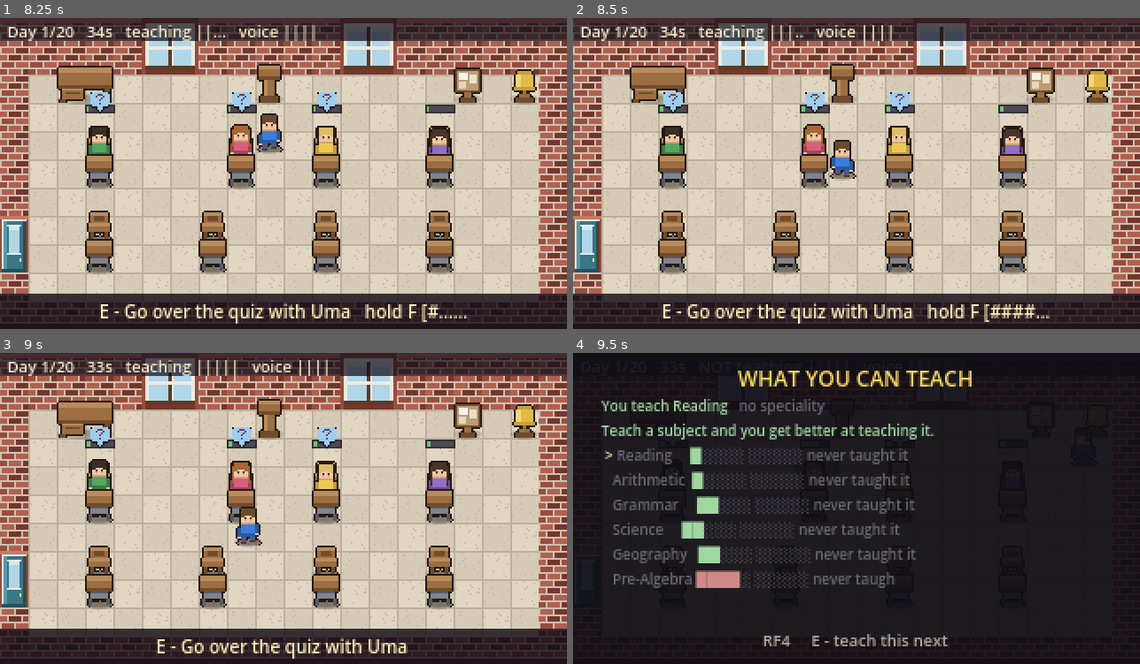
Above: before the commit, frames 1-4 (two rows, left to right).
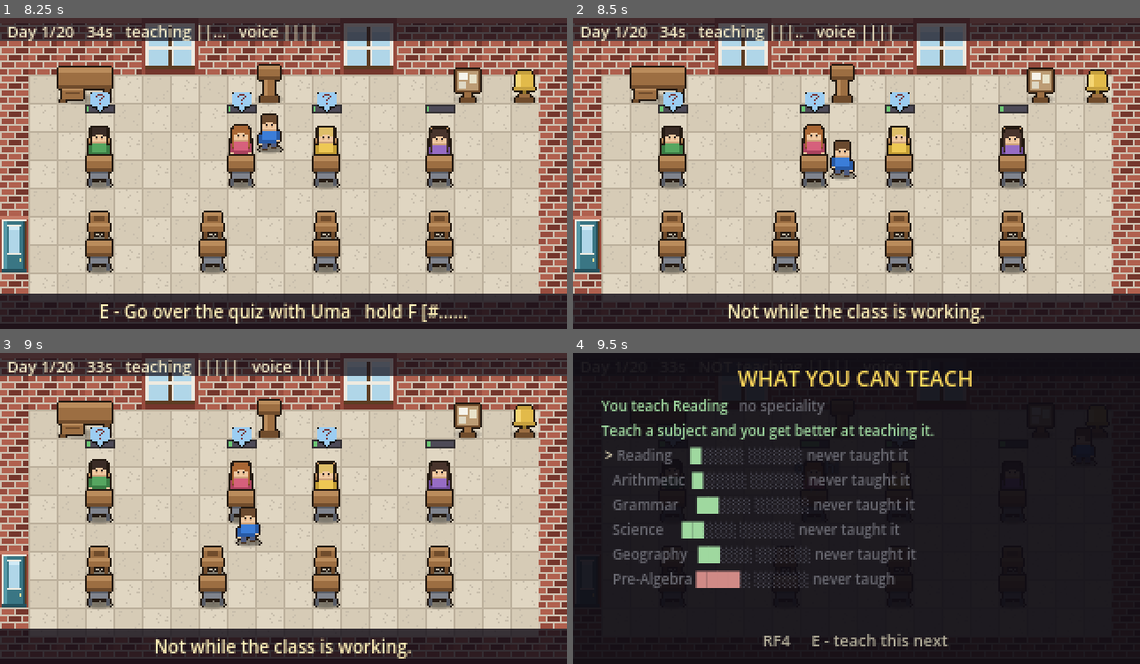
Above: after the commit, the same moments.

Repository: Mbottega16/EduSystem
Game: Godot game, scene res://tests/run.tscn
The game is run twice, just before and just after one commit, with the same random seed, the same clock (stepped at 60 frames per second) and the same inputs. This scene is started directly instead of the project's main scene.
Inputs:
- Up to frame 1 (8.25 s): tap Enter at 0.5 s; hold D (move_right) 0.53-1.28 s; tap E (interact) at 0.6, 2.3, 2.85, 4.55, 6.8 s; tap Space at 0.77, 1.52, 3.02, 3.77, 4.52, 6.02, 6.77, 7.52 s; tap F (manage) at 0.8, 1.35, 3.05, 3.6, 5.3, 7.55 s; hold S (move_down) 1.28-2.03 s; tap B (build, bound only after the commit) at 1.55, 2.1, 3.8, 5.85 s; hold D (move_right) 2.03-2.78 s; hold W (move_up) 2.78-3.53 s; hold A (move_left) 3.53-5.03 s; tap Escape (cancel) at 4.15 s; tap Shift (sprint) at 4.35 s; hold S (move_down) 5.03-5.78 s; tap Q (voice) at 5.1 s; hold D (move_right) 5.78-6.53 s; hold W (move_up) 6.53-7.28 s; tap J at 6.6 s; hold D (move_right) 7.28-8.03 s; tap C at 7.35 s; hold S (move_down) from 8.03 s (still down); tap 1 at 8.1 s
- Up to frame 2 (8.5 s): keep holding S (move_down); tap B (build, bound only after the commit) at 8.3 s
- Up to frame 3 (9 s): release S (move_down) at 8.78 s; hold A (move_left) from 8.78 s (still down); tap R at 8.85 s
- Up to frame 4 (9.5 s): keep holding A (move_left); tap Space at 9.02 s; tap E (interact) at 9.05 s

Frame 1 is identical in both runs. In frame 2, 1.8% of the frame differs, in the area x 15-85%, y 91-99%; in frame 3, 1.3%; in frame 4, nothing differs.
Error before the commit: Trying to assign invalid previously freed instance. (res://scripts/ui/hud.gd:237)

Commit message:
Build mode: rearrange the room without walking to every piece of it
Editing the room meant walking to each item in turn, pressing E to lift it,
moving a ghost, walking to the next one. Fine for one bookshelf and
miserable for a room -- which is what "confusing to edit and move things
around" meant.

B opens a cursor over the WHOLE room. E picks up whatever is under it, F
sells it, and putting it down works exactly as it always did. It is
rebindable like every other key.

It reuses Placement wholesale rather than reimplementing it, so the
footprint check and the aisle-safety check that refuses to cut a seat off
from the door are the SAME rules -- and it is barred mid-lesson, the rule
every other way of moving furniture already follows.

THE HANG THIS TURNED UP, which matters more than the feature. Selling
furniture out from under the cursor made the HUD read a freed node into a
typed variable -- "Trying to assign invalid previously freed instance" --
which is the exact fault that once killed every button in the game, in a
second place I had not fixed. It threw EVERY FRAME, buried the log, and
dragged the suite past a ten minute timeout.

The HUD goes through the player's own offers() accessor now instead of
reaching into targets directly. Nothing outside the player has any business
touching that dictionary, and this is the second time it has proved it.

That is every part of the plan done. 900 assertions, up from 868. Contract
C / C / A; boot, Trace a Day and Audit the Room all clean.

Co-Authored-By: Claude Opus 5 <noreply@anthropic.com>

Diff:
--- a/project.godot
+++ b/project.godot
@@ -74,6 +74,11 @@
 "events": [Object(InputEventKey,"resource_local_to_scene":false,"resource_name":"","device":-1,"window_id":0,"alt_press …(190 unchanged characters)…
 ]
 }
+build={
+"deadzone": 0.2,
+"events": [Object(InputEventKey,"resource_local_to_scene":false,"resource_name":"","device":-1,"window_id":0,"alt_pressed":false,"shift_pressed":false,"ctrl_pressed":false,"meta_pressed":false,"pressed":false,"keycode":0,"physical_keycode":66,"key_label":0,"unicode":0,"location":0,"echo":false,"script":null)
+]
+}
 voice={
 "deadzone": 0.2,
 "events": [Object(InputEventKey,"resource_local_to_scene":false,"resource_name":"","device":-1,"window_id":0,"alt_press …(190 unchanged characters)…
--- a/scripts/actors/player.gd
+++ b/scripts/actors/player.gd
@@ -68,6 +68,10 @@
 		_tick_hold(delta)
 		# The one verb that is not a landmark. It is still about where you
 		# are standing -- only the desks within earshot hear it.
+		if Game.claim_action("build"):
+			var m := get_tree().get_first_node_in_group("main_wiring")
+			if m != null and m.has_method("_toggle_build"):
+				m._toggle_build()
 		if Game.claim_action("voice"):
 			var room := get_tree().get_first_node_in_group("classroom")
 			if room != null and room.has_method("raise_voice"):
--- a/scripts/autoload/settings.gd
+++ b/scripts/autoload/settings.gd
@@ -18,6 +18,7 @@
 	{"action": "interact", "label": "Help / collect"},
 	{"action": "manage", "label": "Lesson / bell / shop"},
 	{"action": "voice", "label": "Settle the room"},
+	{"action": "build", "label": "Rearrange the room"},
 	{"action": "sprint", "label": "Hurry"},
 	{"action": "menu", "label": "Class list"},
 	{"action": "pause", "label": "Pause"},
@@ -34,6 +35,7 @@
 	"interact": [KEY_E, KEY_SPACE],
 	"manage": [KEY_F],
 	"voice": [KEY_Q],
+	"build": [KEY_B],
 	"sprint": [KEY_SHIFT],
 	"menu": [KEY_TAB],
 	"pause": [KEY_P],
--- a/scripts/data/version.gd
+++ b/scripts/data/version.gd
@@ -13,11 +13,11 @@
 ##
 ## Bump BUILD whenever something lands that a player would notice.
 
-const BUILD := "b23"
+const BUILD := "b24"
 const DATED := "2026-08-14"
 
 ## The headline of what went in, short enough for one line on the title.
-const HEADLINE := "choose your subject, choose your lessons"
+const HEADLINE := "build mode, and every part done"
 
 
 static func stamp() -> String:
--- a/scripts/main.gd
+++ b/scripts/main.gd
@@ -33,12 +33,16 @@
 	hud.item_chosen.connect(_start_placing)
 	hud.perk_bought.connect(func() -> void: world.player._apply_reach())
 	world.add_to_group("classroom")
+	add_to_group("main_wiring")
 	placement.set_process(true)
 	world.item_move_requested.connect(_start_moving)
 	world.desk_move_requested.connect(_start_moving_desk)
 	placement.placed.connect(_finish_placing)
 	placement.desk_placed.connect(_finish_moving_desk)
 	placement.cancelled.connect(_unlock)
+	placement.picked_up.connect(_start_moving)
+	placement.sold.connect(func(tile: Vector2i) -> void:
+		Game.sell_item(tile))
 
 
 ## The fixed props are NEW NODES after the room is rebuilt at a bigger size,
@@ -140,6 +144,25 @@
 		Fx.shake(world.camera, strength)
 
 
+## Build mode. A cursor over the WHOLE room, so rearranging is not a series
+## of walks to individual pieces of furniture.
+##
+## Deliberately not available mid-lesson, which is the rule every other way
+## of moving furniture already follows: sliding desks about while the class
+## works would dodge the point of planning the room in advance.
+func _toggle_build() -> void:
+	if placement.active:
+		placement.finish()
+		_unlock()
+		return
+	if Game.phase == Game.Phase.LESSON:
+		hud.hint_once("build_lesson", "Not while the class is working.")
+		return
+	world.player.input_locked = true
+	placement.begin_browse(world.grid,
+		Grid.world_to_tile(world.player.global_position))
+
+
 func _run_quiz() -> void:
 	hud.show_quiz_report(world.run_quiz())
 
--- a/scripts/ui/hud.gd
+++ b/scripts/ui/hud.gd
@@ -232,11 +232,18 @@
 	# became impossible to end.
 	#
 	# One target per button was already true. The bar simply was not saying so.
+	# Through offers(), NOT by reading targets directly. Reading a freed node
+	# into a typed variable throws "Trying to assign invalid previously freed
+	# instance" -- the same fault that once killed every button in the game,
+	# reappearing here the moment build mode started selling furniture out
+	# from under the cursor. It threw every single frame and buried the test
+	# log. offers() is the player's own safe accessor; there is no reason for
+	# anything else to reach into targets.
 	var parts: Array[String] = []
-	for action: String in ["interact", "manage"]:
-		var t: Interactable = _player.targets.get(action)
-		if t == null or not is_instance_valid(t) or not t.can_interact():
+	for t: Interactable in _player.offers():
+		if not t.can_interact():
 			continue
+		var action: String = t.action_name()
 		var key: String = t.key_hint()
 		if t.hold_time > 0.0:
 			var held: float = _player.hold_progress if _player._holding == action else 0.0
--- a/scripts/world/placement.gd
+++ b/scripts/world/placement.gd
@@ -6,6 +6,20 @@
 ## The cursor is KEYBOARD-first and free-floating — not anchored to the tile
 ## the teacher happens to face, which is charming for about a minute and then
 ## makes the far corners of the room miserable to reach.
+
+## Build mode: pick something up from anywhere, put it down anywhere.
+##
+## Editing the room used to mean walking to each item in turn, pressing E to
+## lift it, moving a ghost, and walking to the next one. That is fine for one
+## bookshelf and miserable for a room, which is what "confusing to edit and
+## move things around" meant.
+##
+## The cursor already roams freely and the placement rules -- the footprint
+## check, the aisle-safety check that refuses to cut a seat off from the door
+## -- are the same ones. All build mode adds is being able to PICK UP from
+## under the cursor rather than from under your feet.
+signal picked_up(id: String, tile: Vector2i)
+signal sold(tile: Vector2i)
 
 signal placed(id: String, tile: Vector2i)
 signal desk_placed(seat_index: int, tile: Vector2i)
@@ -22,6 +36,9 @@
 ## is not a catalogue entry: it occupies a PAIR of tiles (the seat and the
 ## desk below it) and it has an identity, because a child is sitting in it.
 var desk_index: int = -1
+
+## Roaming the room with nothing in hand, looking for something to move.
+var browsing: bool = false
 
 ## Colours for the range overlay.
 const REACH_FILL := Color(0.45, 0.95, 0.55, 0.55)
@@ -62,7 +79,26 @@
 	_refresh()
 
 
+## Enter build mode empty-handed: a cursor over the whole room.
+func begin_browse(grid: Grid, start: Vector2i) -> void:
+	z_index = 100
+	add_to_group("placement")
+	item_id = ""
+	desk_index = -1
+	browsing = true
+	_grid = grid
+	tile = start
+	active = true
+	visible = true
+	if _ghost == null:
+		_ghost = Sprite2D.new()
+		add_child(_ghost)
+	_ghost.texture = null
+	_refresh()
+
+
 func begin(id: String, grid: Grid, start: Vector2i) -> void:
+	browsing = false
 	desk_index = -1
 	# Draw above the room. This node lives in the y-sorted world at y=0, so
 	# without this the range highlights sort to the very back and every
@@ -84,6 +120,7 @@
 
 
 func finish() -> void:
+	browsing = false
 	active = false
 	visible = false
 	desk_index = -1
@@ -205,6 +242,12 @@
 func _refresh() -> void:
 	if _ghost == null:
 		return
+	if browsing:
+		# nothing in hand: the cursor is just a marker over whatever is here
+		_ghost.texture = null
+		_reached.clear()
+		queue_redraw()
+		return
 	if desk_index >= 0:
 		# anchored on the DESK tile, so the ghost sits where the desk will
 		_ghost.position = Layout.span_anchor([tile + Layout.DESK_OFFSET]) \
@@ -228,6 +271,12 @@
 ## the tile was legal.
 func _draw() -> void:
 	if not active:
+		return
+	if browsing:
+		var r := Rect2(Vector2(tile) * Grid.TILE, Vector2(Grid.TILE, Grid.TILE))
+		var on_something: bool = not Game.item_at(tile).is_empty()
+		draw_rect(r, REACH_FILL if on_something else Color(1, 1, 1, 0.12))
+		draw_rect(r, REACH_EDGE if on_something else Color(1, 1, 1, 0.5), false, 1.0)
 		return
 	for i in Layout.seat_count():
 		var occupied := Game.student_in_seat(i) != null
@@ -274,6 +323,26 @@
 ## Polled, not event-driven — see the note in scripts/ui/hud.gd. This is
 ## also why the ghost is driven from _process rather than from input events.
 func _handle_input() -> void:
+	if browsing:
+		if Input.is_action_just_pressed("cancel") 				or Input.is_action_just_pressed("build"):
+			finish()
+			cancelled.emit()
+		elif Game.claim_interact():
+			var here := Game.item_at(tile)
+			if here.is_empty():
+				Sfx.play("deny")
+			else:
+				Sfx.play("confirm")
+				picked_up.emit(String(here["id"]), here["tile"])
+		elif Game.claim_action("manage"):
+			var here2 := Game.item_at(tile)
+			if here2.is_empty():
+				Sfx.play("deny")
+			else:
+				Sfx.play("confirm")
+				sold.emit(here2["tile"])
+		return
+
 	if Input.is_action_just_pressed("cancel"):
 		finish()
 		cancelled.emit()
--- a/tests/run.gd
+++ b/tests/run.gd
@@ -144,6 +144,7 @@
 	await test_no_raw_colour_codes()
 	await test_difficulty()
 	await test_specialism_and_choice()
+	await test_build_mode()
 	await test_teaching()
 	await test_voice()
 	await test_quiz_buff_and_calm()
@@ -3814,6 +3815,106 @@
 
 
 
+func test_build_mode() -> void:
+	section("REARRANGING THE ROOM")
+	Balance.ensure_loaded()
+	Game.new_run(SEED)
+	Game.add_coins(4000)
+	Game.set_phase(Game.Phase.AFTERNOON)
+	await step(2)
+	var p: Actor = world.player
+	# `main` is the parent of the world, the way the other tests reach it
+	var main: Node = world.get_parent()
+
+	chk("build is a real, rebindable action", InputMap.has_action("build"))
+	chk("and it is offered in the controls screen", (func() -> bool:
+		for row: Dictionary in Settings.ACTIONS:
+			if String(row["action"]) == "build":
+				return true
+		return false).call())
+
+	# Editing the room used to mean walking to every item in turn. The
+	# cursor roams the WHOLE room now.
+	Game.room_items.clear()
+	Game.add_item("bookshelf", Vector2i(4, 6))
+	Game.add_item("plant", Vector2i(14, 8))
+	await step(3)
+	p.global_position = Grid.tile_to_world(Vector2i(9, 3))
+
+	main._toggle_build()
+	await step(2)
+	chk("build mode opens a cursor", main.placement.active
+		and main.placement.browsing)
+	chk("and it locks you where you stand rather than making you walk",
+		p.input_locked)
+
+	# reach the far corner without moving the teacher
+	main.placement.tile = Vector2i(14, 8)
+	main.placement._refresh()
+	chk("the cursor reaches furniture across the room",
+		not Game.item_at(main.placement.tile).is_empty())
+
+	# --- pick up from under the CURSOR, not from under your feet ---
+	var before: int = Game.room_items.size()
+	main.placement.picked_up.emit("plant", Vector2i(14, 8))
+	await step(3)
+	chk("picking it up takes it off the floor",
+		Game.room_items.size() == before - 1, Game.room_items.size())
+	chk("and puts it in your hands", main.placement.active
+		and main.placement.item_id == "plant")
+	main.placement.tile = Vector2i(12, 8)
+	main.placement._refresh()
+	main.placement.placed.emit("plant", Vector2i(12, 8))
+	await step(3)
+	chk("and it goes back down where you put it",
+		not Game.item_at(Vector2i(12, 8)).is_empty())
+
+	# --- selling from the cursor ---
+	main._toggle_build()
+	await step(2)
+	var coins_before: int = Game.coins
+	var items_before: int = Game.room_items.size()
+	main.placement.sold.emit(Vector2i(4, 6))
+	await step(3)
+	chk("selling from the cursor removes it",
+		Game.room_items.size() == items_before - 1)
+	chk("and pays you back", Game.coins > coins_before,
+		"%d -> %d" % [coins_before, Game.coins])
+
+	# --- the rule every other way of moving furniture already follows ---
+	main.placement.finish()
+	Game.set_phase(Game.Phase.LESSON)
+	main._toggle_build()
+	await step(2)
+	chk("you cannot rearrange the room mid-lesson",
+		not main.placement.active)
+	Game.set_phase(Game.Phase.AFTERNOON)
+
+	# --- and it still refuses to trap anybody ---
+	# The aisle-safety check is the same one, which is the whole reason
+	# build mode reuses Placement rather than reimplementing it.
+	main._toggle_build()
+	await step(2)
+	main.placement.browsing = false
+	main.placement.item_id = "bookshelf"
+	main.placement.tile = Layout.desk_tile(0)
+	main.placement._refresh()
+	chk("dropping something inside a desk is still refused",
+		not main.placement.is_valid())
+	main.placement.tile = Vector2i(0, 0)
+	main.placement._refresh()
+	chk("and so is dropping it inside a wall", not main.placement.is_valid())
+	main.placement.tile = Vector2i(9, 6)
+	main.placement._refresh()
+	chk("but a clear tile is fine", main.placement.is_valid())
+	main.placement.finish()
+	main._unlock()
+
+	Game.new_run(SEED)
+	await step(2)
+
+
+
 func test_overlays() -> void:
 	section("OVERLAYS")
 	var hud := _hud()
Not shown, changed: README.md
